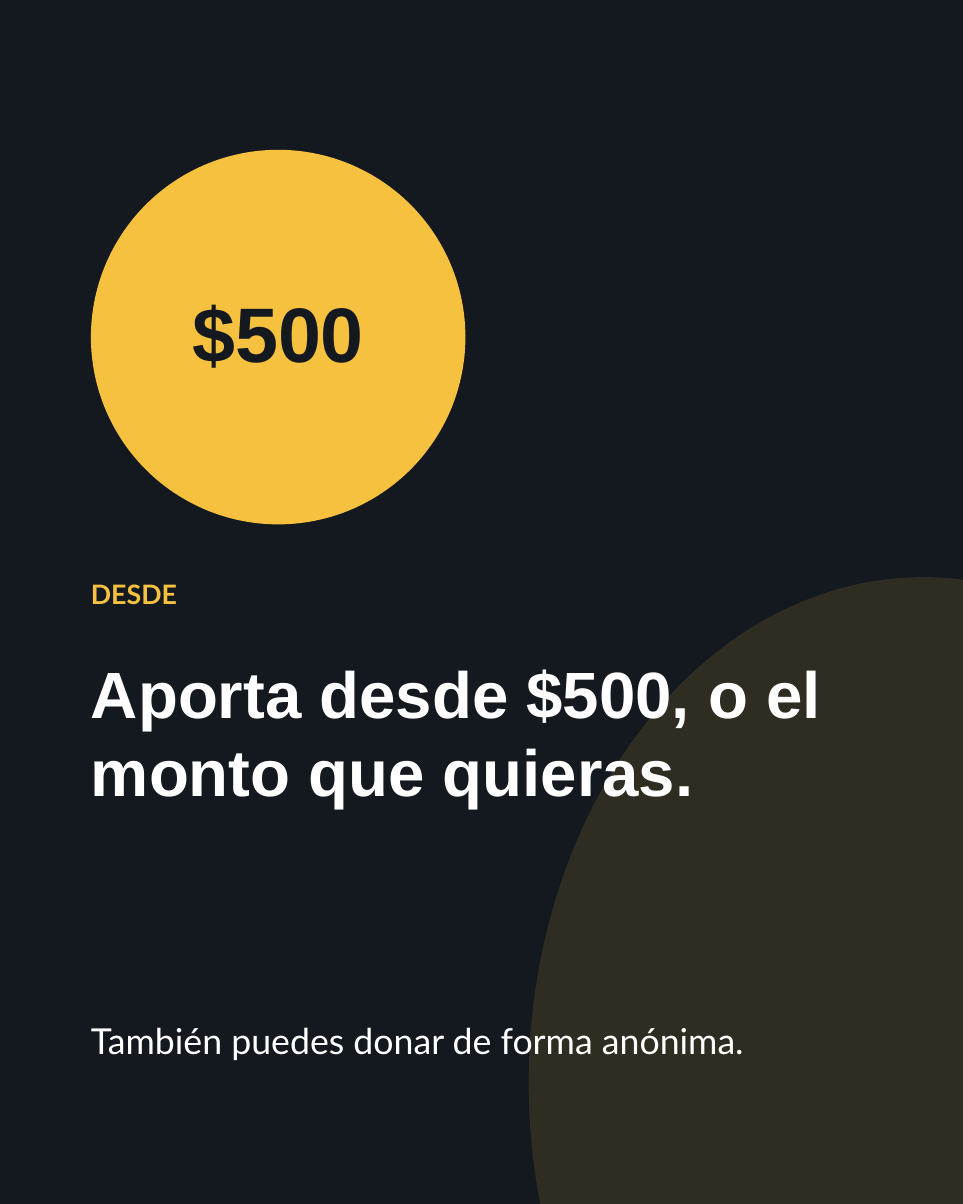
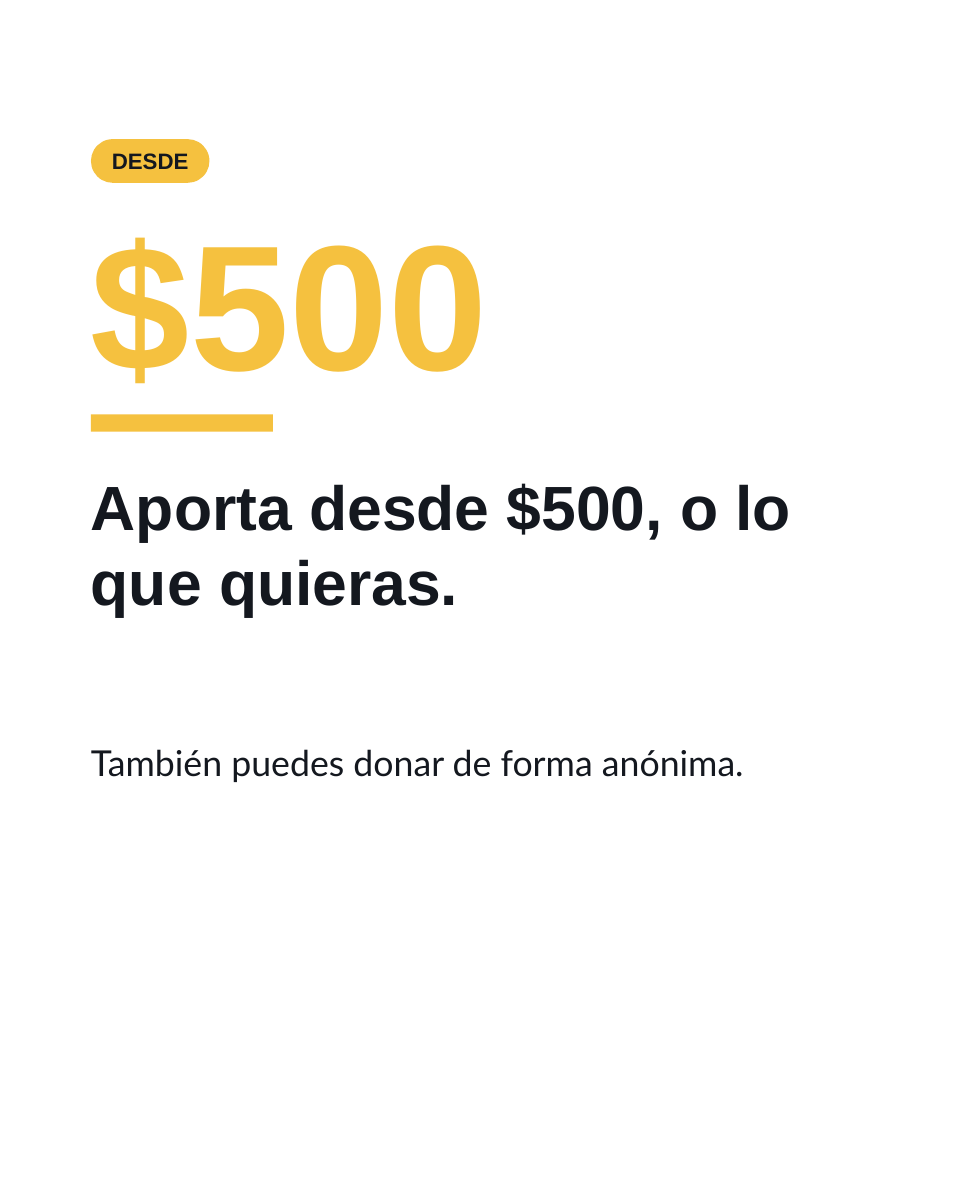
Before and after one commit to Notaly2026/huevera-canva, a slide deck: slide 3 of Dia-7/Carrusel Donacion - IG 1080x1350.pptx. Drawn at 963x1204 pixels with LibreOffice and Linux fonts; fonts in the diff are those of the drawing. Boxes give left, top, right and bottom in pixels: in the first picture for what was removed or moved away, otherwise in the second. Text is boxed around its words. In the diff, an @@ line names an element or a change of style, - is before the commit and + after.

```diff
--- a/Dia-7/Carrusel Donacion - IG 1080x1350.pptx
+++ b/Dia-7/Carrusel Donacion - IG 1080x1350.pptx
@@ background #14181F to #FFFFFF @@
@@ rounded rectangle added at (91, 139, 210, 183), fill #F5C13F, 15 pt, text #14181F, bold @@
+DESDE
@@ ellipse removed at (91, 150, 465, 524) @@
@@ text "$500": place and size @@
-text "$500" at (192, 304, 364, 368)
+text "$500" at (91, 237, 488, 384)
@@ text "$500" at (91, 237, 488, 384): size 52 to 120 pt, text colour #14181F to #F5C13F; alignment centre to left; vertical alignment middle to top @@
@@ rectangle added at (91, 414, 273, 431), fill #F5C13F @@
@@ text at (91, 483, 791, 617): text changed; size 18 to 42 pt; font Lato to Arial; text colour #F5C13F to #14181F @@
-DESDE
+Aporta desde $500, o lo que quieras.
@@ ellipse removed at (529, 577, 963, 1204) @@
@@ text removed at (91, 669, 820, 808) @@
-Aporta desde $500, o el monto que quieras.
@@ text "También puedes donar de forma ...": place and size @@
-text "También puedes donar de forma ..." at (91, 1027, 744, 1060)
+text "También puedes donar de forma ..." at (91, 749, 744, 782)
@@ text "También puedes donar de forma ..." at (91, 749, 744, 782): text colour #FFFFFF to #14181F @@
```
Also in this commit, not shown: 4 other slides changed, 12 other files.
